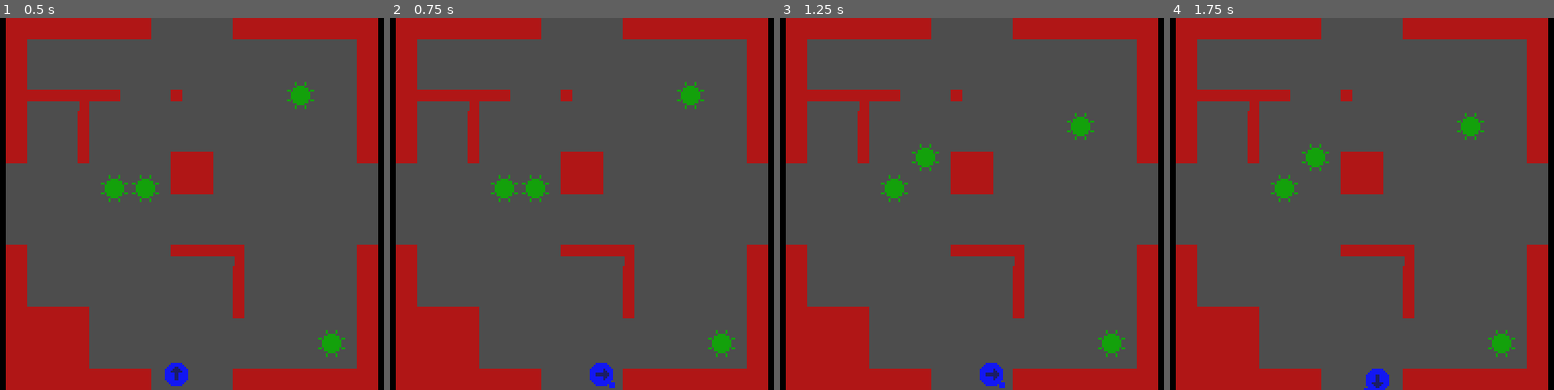
Above: before the commit, frames 1-4 (left to right).
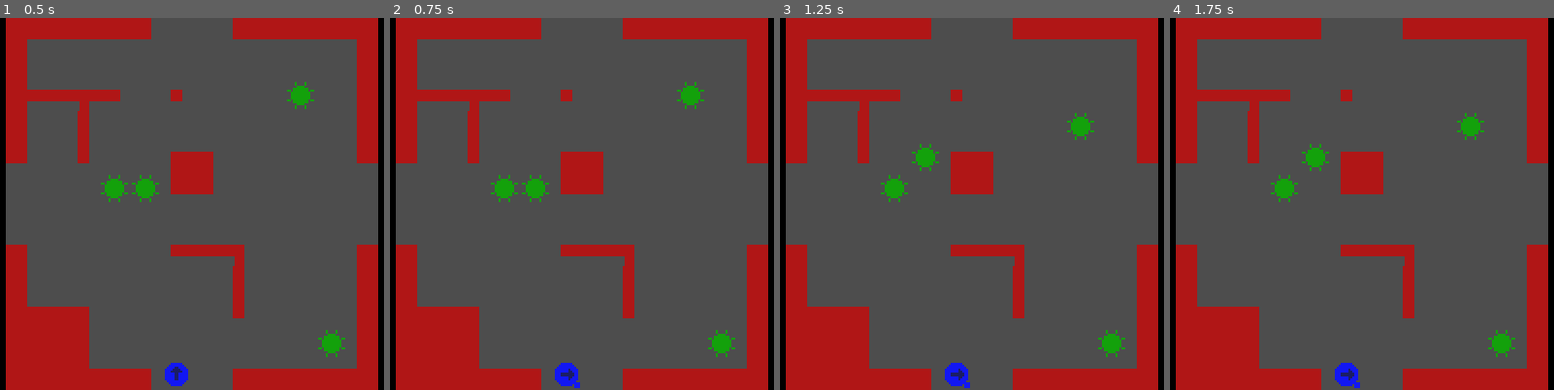
Above: after the commit, the same moments.

Repository: alexpech12/godot-parasite
Game: Godot game, scene res://scenes/test_game.tscn
Same seed, same stepped clock (60 frames per second), same inputs: the game is played once before the commit and once after it. This scene is started directly instead of the project's main scene.
Inputs:
- Up to frame 1 (0.5 s): no input
- Up to frame 2 (0.75 s): tap Enter at 0.5 s; hold Right (ui_right) from 0.53 s (still down); hold Space (attack) from 0.53 s (still down)
- Up to frame 3 (1.25 s): keep holding Right (ui_right); keep holding Space (attack)
- Up to frame 4 (1.75 s): release Right (ui_right) at 1.28 s; release Space (attack) at 1.28 s; hold Down (ui_down) from 1.28 s (still down); tap Space (attack) at 1.35 s

Frame 1 is identical in both runs. In frame 2, 0.7% of the frame differs, in the area x 42-59%, y 92-100%; in frame 3, 0.7%; in frame 4, 0.6%.
Error in both runs: Attempt to call function 'generate' in base 'null instance' on a null instance. (res://scenes/Game.gd:20)

Commit message:
Clean up player state machine

Diff:
--- a/scenes/Game.gd
+++ b/scenes/Game.gd
@@ -20,6 +20,8 @@
     $Level.generate()
 
     load_room($Level.starting_room())
+
+    player.enter_room(current_room)
 
 func load_room(room_definition):
 
--- a/scenes/enemy/Enemy.gd
+++ b/scenes/enemy/Enemy.gd
@@ -5,6 +5,8 @@
 
 var STEP_SIZE = 16
 var move_frames = 10
+
+var facing_direction = Vector2i.DOWN
 
 var sprite: AnimatedSprite2D
 var current_state: State
@@ -15,7 +17,7 @@
 # Called when the node enters the scene tree for the first time.
 func _ready():
     sprite = $AnimatedSprite2D
-    current_state = IdleDownState.new(self)
+    current_state = IdleState.new(self)
 
 # Called every frame. 'delta' is the elapsed time since the previous frame.
 func _process(delta):
--- a/scenes/player/Player.gd
+++ b/scenes/player/Player.gd
@@ -8,6 +8,8 @@
 @export var move_frames = 10
 
 @export var projectile: Projectile
+
+var facing_direction = Vector2i.UP
 
 var sprite: AnimatedSprite2D
 var STEP_SIZE = 16
@@ -20,13 +22,13 @@
 # Called when the node enters the scene tree for the first time.
 func _ready():
     sprite = $AnimatedSprite2D
-    current_state = IdleUpState.new(self)
+    current_state = IdleState.new(self)
     current_state.enter()
 
 func enter_room(room):
     tilemap = room.get_tilemap()
     paused = false
-    current_state = IdleUpState.new(self)
+    current_state = IdleState.new(self)
     current_state.enter()
 
 func exit_room(room):
@@ -57,6 +59,27 @@
     if Input.is_action_pressed("attack") && attack_cooldown <= 0:
         attack()
 
+    play_animation(get_current_animation())
+
+
+func get_current_animation():
+    var animation_string = "{state}_{direction}"
+    var state = null
+
+    if attacking():
+        state = "attack"
+    else:
+        state = current_state.animation_name
+
+    var direction = null
+    if facing_direction == Vector2i.UP: direction = "up"
+    elif facing_direction == Vector2i.DOWN: direction = "down"
+    elif facing_direction == Vector2i.LEFT: direction = "left"
+    elif facing_direction == Vector2i.RIGHT: direction = "right"
+
+    return animation_string.format({"state": state, "direction": direction})
+
+
 func play_animation(animation):
     sprite.play(animation)
 
@@ -75,17 +98,16 @@
 func damage(amount):
     print_debug("Damaged " + str(amount))
 
-func facing_direction():
-    print_debug(current_state.facing_direction())
-    current_state.facing_direction()
+func attacking():
+    return attack_cooldown > 0
 
 func attack():
     print_debug("Attacking!")
     #var p = projectile.instantiate()
     var p = projectile.duplicate()
     p.position = position
-    print_debug("Setting direction to " + str(facing_direction()))
-    p.direction = current_state.facing_direction()
+    #p.direction = current_state.facing_direction()
+    p.direction = facing_direction
     if p.direction.x > 0:
         p.rotate(deg_to_rad(90))
     elif p.direction.y > 0:
--- a/scenes/room/Room.gd
+++ b/scenes/room/Room.gd
@@ -97,7 +97,7 @@
 func add_enemy(x, y):
     var enemy = enemy_scene.instantiate()
     add_child(enemy)
-    enemy.position = map_to_world(x, y)
+    enemy.position = map_to_world(x, y) + Vector2(8, 8)
 
 func map_to_world(x, y):
     return Vector2((x+3) * 16, y * 16)
--- a/scenes/test_game.tscn
+++ b/scenes/test_game.tscn
@@ -17,6 +17,7 @@
 [node name="Player" parent="." node_paths=PackedStringArray("room", "projectile") instance=ExtResource("3_hx3ff")]
 position = Vector2(136, 184)
 room = NodePath("../Room")
+move_frames = null
 projectile = NodePath("../Projectile")
 
 [node name="Projectile" parent="." instance=ExtResource("4_pgs6f")]
--- a/scripts/state_machine/AttackDownState.gd
+++ /dev/null
@@ -1,16 +0,0 @@
-class_name AttackDownState
-
-extends AttackState
-
-func _init(subject):
-    super(subject, "attack_down")
-
-
-func facing_direction():
-    return Vector2.DOWN
-
-func _next_state():
-    if inputs.get("attack"):
-        return AttackDownState.new(subject)
-    else:
-        return IdleDownState.new(subject)
--- a/scripts/state_machine/AttackLeftState.gd
+++ /dev/null
@@ -1,17 +0,0 @@
-class_name AttackLeftState
-
-extends AttackState
-
-func _init(subject):
-    super(subject, "attack_left")
-
-
-func facing_direction():
-    print_debug(Vector2.LEFT)
-    return Vector2.LEFT
-
-func _next_state():
-    if inputs.get("attack"):
-        return AttackLeftState.new(subject)
-    else:
-        return IdleLeftState.new(subject)
--- a/scripts/state_machine/AttackRightState.gd
+++ /dev/null
@@ -1,16 +0,0 @@
-class_name AttackRightState
-
-extends AttackState
-
-func _init(subject):
-    super(subject, "attack_right")
-
-
-func facing_direction():
-    return Vector2.RIGHT
-
-func _next_state():
-    if inputs.get("attack"):
-        return AttackRightState.new(subject)
-    else:
-        return IdleRightState.new(subject)
--- a/scripts/state_machine/AttackState.gd
+++ /dev/null
@@ -1,24 +0,0 @@
-class_name AttackState
-
-extends State
-
-var attack_complete = false
-var t = 0.0
-
-func enter():
-    super()
-
-    subject.attack()
-
-func process(delta):
-    t += delta
-
-    if t >= subject.attack_time:
-        attack_complete = true
-
-func next_state():
-    if attack_complete:
-        return _next_state()
-
-func _next_state():
-    assert(false, "_next_state must be implemented!")
--- a/scripts/state_machine/AttackUpState.gd
+++ /dev/null
@@ -1,15 +0,0 @@
-class_name AttackUpState
-
-extends AttackState
-
-func _init(subject):
-    super(subject, "attack_up")
-
-func facing_direction():
-    return Vector2.UP
-
-func _next_state():
-    if inputs.get("attack"):
-        return AttackUpState.new(subject)
-    else:
-        return IdleUpState.new(subject)
--- a/scripts/state_machine/IdleDownState.gd
+++ /dev/null
@@ -1,18 +0,0 @@
-class_name IdleDownState
-
-extends IdleState
-
-func _init(subject):
-    super(subject, "face_down")
-
-func facing_direction():
-    return Vector2.DOWN
-
-func next_state():
-    var next_state = super()
-
-    if next_state:
-        return next_state
-
-    if inputs.get("attack"):
-        return AttackDownState.new(subject)
--- a/scripts/state_machine/IdleLeftState.gd
+++ /dev/null
@@ -1,19 +0,0 @@
-class_name IdleLeftState
-
-extends IdleState
-
-func _init(subject):
-    super(subject, "face_left")
-
-func facing_direction():
-    print_debug("Returning Vector2.LEFT - " + str(Vector2.LEFT))
-    return Vector2.LEFT
-
-func next_state():
-    var next_state = super()
-
-    if next_state:
-        return next_state
-
-    if inputs.get("attack"):
-        return AttackLeftState.new(subject)
--- a/scripts/state_machine/IdleRightState.gd
+++ /dev/null
@@ -1,18 +0,0 @@
-class_name IdleRightState
-
-extends IdleState
-
-func _init(subject):
-    super(subject, "face_right")
-
-func facing_direction():
-    return Vector2.RIGHT
-
-func next_state():
-    var next_state = super()
-
-    if next_state:
-        return next_state
-
-    if inputs.get("attack"):
-        return AttackRightState.new(subject)
--- a/scripts/state_machine/IdleState.gd
+++ b/scripts/state_machine/IdleState.gd
@@ -1,23 +1,25 @@
 class_name IdleState
 
 extends State
+
+var animation_name = "face"
 
 func next_state():
     var transitions = [
         {
             'input': "up",
-            'next_state': MoveUpState
+            'movement': Vector2(0, -subject.STEP_SIZE)
         },{
             'input': "left",
-            'next_state': MoveLeftState
+            'movement': Vector2(-subject.STEP_SIZE, 0)
         },{
             'input': "down",
-            'next_state': MoveDownState
+            'movement': Vector2(0, subject.STEP_SIZE)
         },{
             'input': "right",
-            'next_state': MoveRightState
+            'movement': Vector2(subject.STEP_SIZE, 0)
         },
     ]
     for transition in transitions:
         if inputs.get(transition['input']):
-            return transition['next_state'].new(subject)
+            return MoveState.new(subject, transition['movement'])
--- a/scripts/state_machine/IdleUpState.gd
+++ /dev/null
@@ -1,18 +0,0 @@
-class_name IdleUpState
-
-extends IdleState
-
-func _init(subject):
-    super(subject, "face_up")
-
-func facing_direction():
-    return Vector2.UP
-
-func next_state():
-    var next_state = super()
-
-    if next_state:
-        return next_state
-
-    if inputs.get("attack"):
-        return AttackUpState.new(subject)
--- a/scripts/state_machine/MoveDownState.gd
+++ /dev/null
@@ -1,15 +0,0 @@
-class_name MoveDownState
-
-extends MoveState
-
-func _init(subject):
-    super(subject, "step_down", Vector2(0, subject.STEP_SIZE))
-
-func facing_direction():
-    return Vector2.DOWN
-
-func _next_state():
-    if inputs.get("down"):
-        return MoveDownState.new(subject)
-    else:
-        return IdleDownState.new(subject)
--- a/scripts/state_machine/MoveLeftState.gd
+++ /dev/null
@@ -1,15 +0,0 @@
-class_name MoveLeftState
-
-extends MoveState
-
-func _init(subject):
-    super(subject, "step_left", Vector2(-subject.STEP_SIZE, 0))
-
-func facing_direction():
-    return Vector2.LEFT
-
-func _next_state():
-    if inputs.get("left"):
-        return MoveLeftState.new(subject)
-    else:
-        return IdleLeftState.new(subject)
--- a/scripts/state_machine/MoveRightState.gd
+++ /dev/null
@@ -1,15 +0,0 @@
-class_name MoveRightState
-
-extends MoveState
-
-func _init(subject):
-    super(subject, "step_right", Vector2(subject.STEP_SIZE, 0))
-
-func facing_direction():
-    return Vector2.RIGHT
-
-func _next_state():
-    if inputs.get("right"):
-        return MoveRightState.new(subject)
-    else:
-        return IdleRightState.new(subject)
--- a/scripts/state_machine/MoveState.gd
+++ b/scripts/state_machine/MoveState.gd
@@ -8,10 +8,13 @@
 var at = 0 # t for the animation
 var aborting = false
 
-func _init(subject, animation, movement):
-    super(subject, animation)
+var animation_name = "step"
+
+func _init(subject, movement: Vector2):
+    super(subject)
     self.start = subject.position
     target = subject.position + movement
+    subject.facing_direction = Vector2i(movement.normalized().x, movement.normalized().y)
 
     # Prevent the subject from walking into a wall
     # TODO: In future, this could became a 'bump into wall' animation
@@ -35,11 +38,19 @@
         snap_position()
 
 func next_state():
-    if movement_complete():
-        return _next_state()
+    if not movement_complete():
+        return null
 
-func _next_state():
-    assert(false, "_next_state must be implemented!")
+    var next_state = IdleState.new(subject)
+
+    # Allow the idle state to transitioning straight back to a moving state
+    # without waiting for an update cycle if the inputs are still asserted
+    next_state.set_inputs(inputs)
+    var next_next_state = next_state.next_state()
+    if next_next_state:
+        return next_next_state
+    else:
+        return next_state
 
 func movement_complete():
     return t >= subject.move_frames
--- a/scripts/state_machine/MoveUpState.gd
+++ /dev/null
@@ -1,15 +0,0 @@
-class_name MoveUpState
-
-extends MoveState
-
-func _init(subject):
-    super(subject, "step_up", Vector2(0, -subject.STEP_SIZE))
-
-func facing_direction():
-    return Vector2.UP
-
-func _next_state():
-    if inputs.get("up"):
-        return MoveUpState.new(subject)
-    else:
-        return IdleUpState.new(subject)
--- a/scripts/state_machine/State.gd
+++ b/scripts/state_machine/State.gd
@@ -1,15 +1,13 @@
 class_name State
 
 var subject
-var animation
 var inputs
 
-func _init(subject, animation):
+func _init(subject):
     self.subject = subject
-    self.animation = animation
 
 func enter():
-    subject.play_animation(animation)
+    pass
 
 func exit():
     pass
@@ -22,6 +20,3 @@
 
 func next_state() -> State:
     return null
-
-func facing_direction():
-    return Vector2.ZERO
Not shown, added: levels/normal/02.txt
Not shown, added: levels/normal/03.txt
Not shown, added: levels/treasure/02.txt
